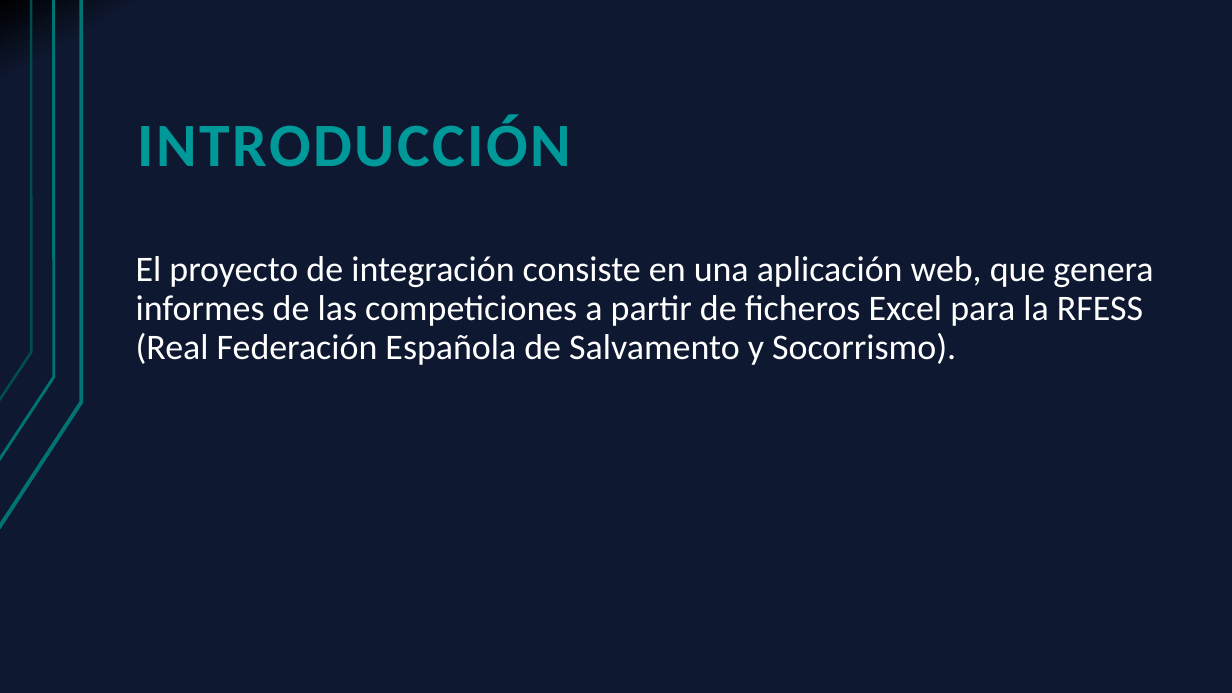
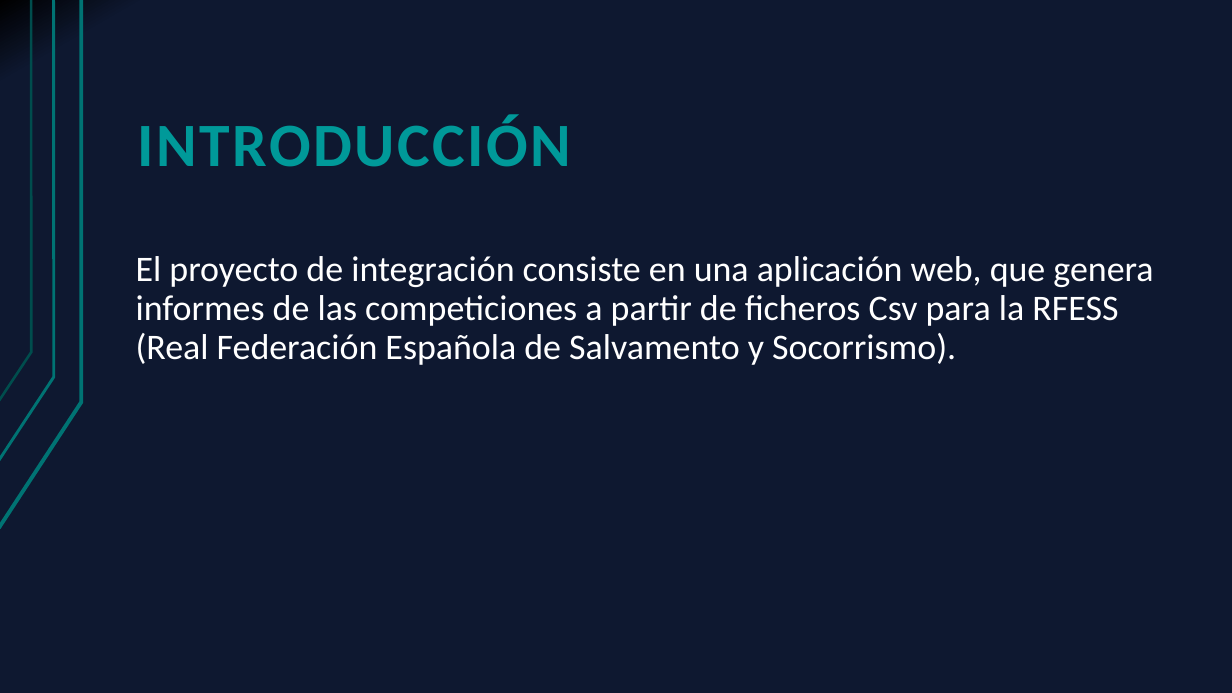
Before and after one commit to Cristoto/FederacionInformes, a slide deck: slide 3 of doc/Presentación/Generador de informes RFESS.pptx. Drawn at 1232x693 pixels with LibreOffice and Linux fonts; fonts in the diff are those of the drawing. Boxes give left, top, right and bottom in pixels: in the first picture for what was removed or moved away, otherwise in the second. Text is boxed around its words. In the diff, an @@ line names an element or a change of style, - is before the commit and + after.

Commit message:
Update presentación

```diff
--- a/doc/Presentación/Generador de informes RFESS.pptx
+++ b/doc/Presentación/Generador de informes RFESS.pptx
@@ text at [136,256,1153,365]: text changed @@
-El proyecto de integración consiste en una aplicación web, que genera informes de las competiciones a partir de ficheros Excel para la RFESS (Real Federación Española de Salvamento y Socorrismo).
+El proyecto de integración consiste en una aplicación web, que genera informes de las competiciones a partir de ficheros Csv para la RFESS (Real Federación Española de Salvamento y Socorrismo).
```
Also in this commit, not shown: 4 other slides changed, 1 other file.
